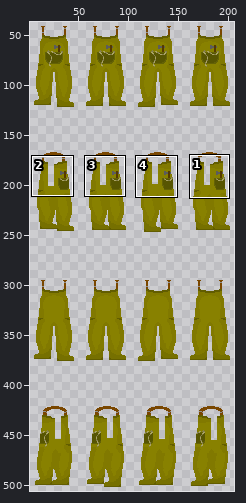
One commit to this sprite sheet: assets/playerCustom/clothingOver/dredgersYellow.png. The picture above shows the old version from afar; the outline marks the close-up.
Close-up. Before:
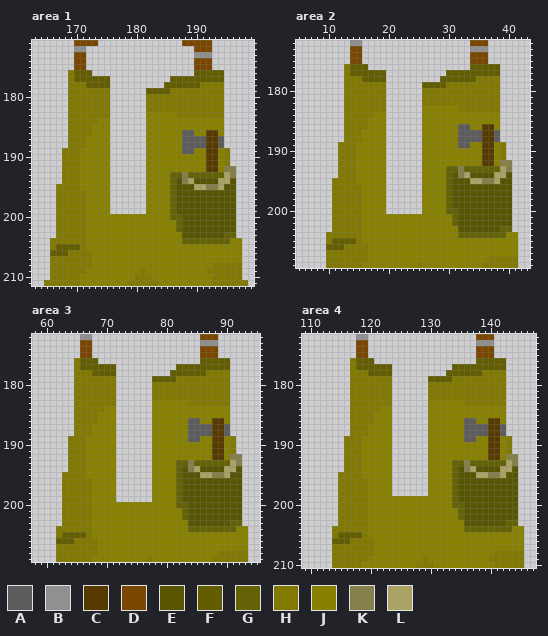
The file is 208x508 pixels. Colours within 5 levels of each other are drawn and written as one. Shown: area 1: x 163..199, y 171..211; area 2: x 5..43, y 172..209; area 3: x 58..95, y 172..209; area 4: x 109..147, y 172..210. The wide view leaves out empty margins. The commit also changed other parts of the picture, which this record leaves out.
Palette (. is transparent): A #5c5c5c  B #909090  C #563a00  D #7a4700  E #575502  F #625d00  G #646206  H #817900  J #888100  K #857f4b  L #aaa365
Pixels before, area 1, first column x 165:
171 .....DDDD..............DDDDD......
172 .....BB..................DDD......
173 .....DD..................BBB......
174 .....DD..................DDD......
175 .....DD..................DDD......
176 ....HFFF.................FFFFF....
177 ....HFFFFFF..........FFFFFFFFF....
178 ....HHHFFFF.........FFFFFFHHHH....
179 ....HHHHHHH......FFFFHHHHHHHHH....
180 ....HHHHHHH......HHHHHHHHHHHHH....
181 ....HHHHHHH......HHHHHHHHHHHHH....
182 ....HHHHHHH......HHHHHHHHHHHHH....
183 ....HHHHHHH......JJJJJHHHHHHHH....
184 ....HHHHHJJ......JJJJJJJJJJJJJ....
185 ....HHHHJJJ......JJJJJJJJJJJJJ....
186 ....HHHHJJJ......JJJJJJAAJJCCJ....
187 ....HHHJJJJ......JJJJJJAAAACCA....
188 ....HHHJJJJ......JJJJJJAAAACCA....
189 ...HHHJJJJJ......JJJJJJAAJJCCJH...
190 ...HHHJJJJJ......JJJJJJJJJJCCJH...
191 ...HHHJJJJJ......JJJJJJJJJJCCJH...
192 ...HHHJJJJJ......JJJJJJJJJJCCJKK..
193 ...HHHJJJJJ......JJJJGGKGGGGGGLK..
194 ...HHHJJJJJ......JJJJGEKLEEEELLE..
195 ..HHHHJJJJJ......JJJJGEEELLKKLEE..
196 ..HHHHHJJJJ......JJJJGEEEEEEEEEE..
197 ..HHHHHJJJJ......JJJJGEEEEEEEEEE..
198 ..HHHHHJJJJ......JJJJGEEEEEEEEEE..
199 ..HHHHHJJJJ......JJJJGEEEEEEEEEE..
200 ..HHHHHJJJJJJJJJJJJJJGGEEEEEEEEE..
201 ..HHHHHJJJJJJJJJJJJJJJGEEEEEEEEE..
202 ..HHHHHJJJJJJJJJJJJJJJGEEEEEEEEE..
203 ..HHHHHJJJJJJJJJJJJJJJJEEEEEEEGG..
204 .HHHHHHJJJJJJJJJJJJJJJJGGGGGGGGJJ.
205 .HFFFFHJJJJJJJJJJJJJJJJJJJJJJJJJJ.
206 .FFFHHHHJJJJJJJJJJJJJJJJJJJJJJJJJ.
207 .HHHHHHHJJJJJJJJJJJJJJJJJJJJJJJJJ.
208 .HHHHHHHJJJJJJJJJJJJJJJJJJJJHHHHH.
209 .HHHHHHJJJJJJJJJHJJJJJJJJJJHHHHHH.
210 .HHHHHJJJJJJJJJHHHJJJJJJJJJJHHHHH.
211 HHHHHHJJJJJJJJHHHHHJJJJJJJJJHHHHHH
Pixels before, area 2, first column x 10:
172 ....BB..................DDD.....
173 ....DD..................BBB.....
174 ....DD..................DDD.....
175 ....DD..................DDD.....
176 ...HFFF.................FFFFF...
177 ...HFFFFFF..........FFFFFFFFF...
178 ...HHHFFFF.........FFFFFFHHHH...
179 ...HHHHHHH......FFFFHHHHHHHHH...
180 ...HHHHHHH......HHHHHHHHHHHHH...
181 ...HHHHHHH......HHHHHHHHHHHHH...
182 ...HHHHHHH......HHHHHHHHHHHHH...
183 ...HHHHHHH......JJJJJJHHHHHHH...
184 ...HHHHHJJ......JJJJJJJJJJJJJ...
185 ...HHHHJJJ......JJJJJJJJJJJJJ...
186 ...HHHHJJJ......JJJJJJAAJJCCJ...
187 ...HHHJJJJ......JJJJJJAAAACCA...
188 ...HHHJJJJ......JJJJJJAAAACCA...
189 ..HHHJJJJJ......JJJJJJAAJJCCJH..
190 ..HHHJJJJJ......JJJJJJJJJJCCJH..
191 ..HHHJJJJJ......JJJJJJJJJJCCJH..
192 ..HHHJJJJJ......JJJJJJJJJJCCJKK.
193 ..HHHJJJJJ......JJJJGGKGGGGGGLK.
194 ..HHHJJJJJ......JJJJGEKLEEEELLE.
195 .HHHHJJJJJ......JJJJGEEELLKKLEE.
196 .HHHHHJJJJ......JJJJGEEEEEEEEEE.
197 .HHHHHJJJJ......JJJJGEEEEEEEEEE.
198 .HHHHHJJJJ......JJJJGEEEEEEEEEE.
199 .HHHHHJJJJ......JJJJGEEEEEEEEEE.
200 .HHHHHJJJJ......JJJJGGEEEEEEEEE.
201 .HHHHHJJJJJJJJJJJJJJJGEEEEEEEEE.
202 .HHHHHJJJJJJJJJJJJJJJGEEEEEEEEE.
203 .HHHHHJJJJJJJJJJJJJJJJEEEEEEEGG.
204 HHHHHHJJJJJJJJJJJJJJJJGGGGGGGGJJ
205 HFFFFHJJJJJJJJJJJJJJJJJJJJJJJJJJ
206 FFFHHHHJJJJJJJJJJJJJJJJJJJJJJJJJ
207 HHHHHHHJJJJJJJJJJJJJJJJJJJJJJJJJ
208 HHHHHHHJJJJJJJJJJJJJJJJJJJJHHHHH
209 HHHHHHJJJJJJJJJHJJJJJJJJJJHHHHHH
Pixels before, area 3, first column x 62:
172 ....BB..................DDD.....
173 ....DD..................BBB.....
174 ....DD..................DDD.....
175 ....DD..................DDD.....
176 ...HFFF.................FFFFF...
177 ...HFFFFFF..........FFFFFFFFF...
178 ...HHHFFFF.........FFFFFFHHHH...
179 ...HHHHHHH......FFFFHHHHHHHHH...
180 ...HHHHHHH......HHHHHHHHHHHHH...
181 ...HHHHHHH......HHHHHHHHHHHHH...
182 ...HHHHHHH......HHHHHHHHHHHHH...
183 ...HHHHHHH......JJJJJJHHHHHHH...
184 ...HHHHHJJ......JJJJJJJJJJJJJ...
185 ...HHHHJJJ......JJJJJJJJJJJJJ...
186 ...HHHHJJJ......JJJJJJAAJJCCJ...
187 ...HHHJJJJ......JJJJJJAAAACCA...
188 ...HHHJJJJ......JJJJJJAAAACCA...
189 ..HHHJJJJJ......JJJJJJAAJJCCJH..
190 ..HHHJJJJJ......JJJJJJJJJJCCJH..
191 ..HHHJJJJJ......JJJJJJJJJJCCJH..
192 ..HHHJJJJJ......JJJJJJJJJJCCJKK.
193 ..HHHJJJJJ......JJJJGGKGGGGGGLK.
194 ..HHHJJJJJ......JJJJGEKLEEEELLE.
195 .HHHHJJJJJ......JJJJGEEELLKKLEE.
196 .HHHHHJJJJ......JJJJGEEEEEEEEEE.
197 .HHHHHJJJJ......JJJJGEEEEEEEEEE.
198 .HHHHHJJJJ......JJJJGEEEEEEEEEE.
199 .HHHHHJJJJ......JJJJGEEEEEEEEEE.
200 .HHHHHJJJJJJJJJJJJJJGGEEEEEEEEE.
201 .HHHHHJJJJJJJJJJJJJJJGEEEEEEEEE.
202 .HHHHHJJJJJJJJJJJJJJJGEEEEEEEEE.
203 .HHHHHJJJJJJJJJJJJJJJJEEEEEEEGG.
204 HHHHHHJJJJJJJJJJJJJJJJGGGGGGGGJJ
205 HFFFFHJJJJJJJJJJJJJJJJJJJJJJJJJJ
206 FFFHHHHJJJJJJJJJJJJJJJJJJJJJJJJJ
207 HHHHHHHJJJJJJJJJJJJJJJJJJJJJJJJJ
208 HHHHHHHJJJJJJJJJJJJJJJJJJJJHHHHH
209 HHHHHHJJJJJJJJJHJJJJJJJJJJHHHHHH
Pixels before, area 4, first column x 114:
172 ....BB..................DDD.....
173 ....DD..................BBB.....
174 ....DD..................DDD.....
175 ....DD..................DDD.....
176 ...HFFF.................FFFFF...
177 ...HFFFFFF..........FFFFFFFFF...
178 ...HHHFFFF.........FFFFFFHHHH...
179 ...HHHHHHH......FFFFHHHHHHHHH...
180 ...HHHHHHH......HHHHHHHHHHHHH...
181 ...HHHHHHH......HHHHHHHHHHHHH...
182 ...HHHHHHH......HHHHHHHHHHHHH...
183 ...HHHHHHH......JJJJJJHHHHHHH...
184 ...HHHHHJJ......JJJJJJJJJJJJJ...
185 ...HHHHJJJ......JJJJJJJJJJJJJ...
186 ...HHHHJJJ......JJJJJJAAJJCCJ...
187 ...HHHJJJJ......JJJJJJAAAACCA...
188 ...HHHJJJJ......JJJJJJAAAACCA...
189 ..HHHJJJJJ......JJJJJJAAJJCCJH..
190 ..HHHJJJJJ......JJJJJJJJJJCCJH..
191 ..HHHJJJJJ......JJJJJJJJJJCCJH..
192 ..HHHJJJJJ......JJJJJJJJJJCCJKK.
193 ..HHHJJJJJ......JJJJGGKGGGGGGLK.
194 ..HHHJJJJJ......JJJJGEKLEEEELLE.
195 .HHHHJJJJJ......JJJJGEEELLKKLEE.
196 .HHHHHJJJJ......JJJJGEEEEEEEEEE.
197 .HHHHHJJJJ......JJJJGEEEEEEEEEE.
198 .HHHHHJJJJ......JJJJGEEEEEEEEEE.
199 .HHHHHJJJJJJJJJJJJJJGEEEEEEEEEE.
200 .HHHHHJJJJJJJJJJJJJJGGEEEEEEEEE.
201 .HHHHHJJJJJJJJJJJJJJJGEEEEEEEEE.
202 .HHHHHJJJJJJJJJJJJJJJGEEEEEEEEE.
203 .HHHHHJJJJJJJJJJJJJJJJEEEEEEEGG.
204 HHHHHHJJJJJJJJJJJJJJJJGGGGGGGGJJ
205 HFFFFHJJJJJJJJJJJJJJJJJJJJJJJJJJ
206 FFFHHHHJJJJJJJJJJJJJJJJJJJJJJJJJ
207 HHHHHHHJJJJJJJJJJJJJJJJJJJJJJJJJ
208 HHHHHHHJJJJJJJJJJJJJJJJJJJJHHHHH
209 HHHHHHJJJJJJJJJHJJJJJJJJJJHHHHHH
210 HHHHHJJJJJJJJJHHHJJJJJJJJJJHHHHH
Now the later version:
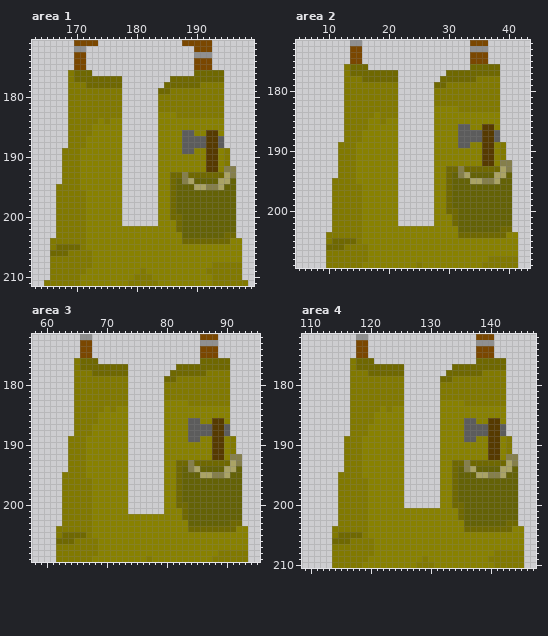
From old to new:
colour F: #625d00 -> #6f6800
Area 1:
y 177..178: x 176..177 .. -> FF
y 179: x 176..177 .. -> HH; x 182..183 FF -> ..
y 180..182: x 176..177 .. -> HH; x 182..183 HH -> ..
y 183: x 176..177 .. -> HH; x 182..183 JJ -> ..
y 184: x 175..177 J.. -> HJJ; x 182..183 JJ -> ..
y 185..192: x 176..177 .. -> JJ; x 182..183 JJ -> ..
y 193: x 176..177 .. -> JJ; x 182..183 JJ -> ..; x 186..187 GG -> FF; x 189..194 GGGGGG -> FFFFFF
y 194: x 176..177 .. -> JJ; x 182..183 JJ -> ..; x 186..187 GE -> FG; x 190..193 EEEE -> GGGG; x 196 E -> G
y 195: x 176..177 .. -> JJ; x 182..183 JJ -> ..; x 186..189 GEEE -> FGGG; x 195..196 EE -> GG
y 196..199: x 176..177 .. -> JJ; x 182..183 JJ -> ..; x 186..196 GEEEEEEEEEE -> FGGGGGGGGGG
y 200: x 178..183 JJJJJJ -> ......; x 186..196 GGEEEEEEEEE -> FFGGGGGGGGG
y 201: x 178..183 JJJJJJ -> ......; x 187..196 GEEEEEEEEE -> FGGGGGGGGG
y 202: x 187..196 GEEEEEEEEE -> FGGGGGGGGG
y 203: x 188..196 EEEEEEEGG -> GGGGGGGFF
y 204: x 188..195 GGGGGGGG -> FFFFFFFF
Area 2:
y 177..178: x 20..21 .. -> FF
y 179: x 20..21 .. -> HH; x 26..27 FF -> ..
y 180..182: x 20..21 .. -> HH; x 26..27 HH -> ..
y 183: x 20..21 .. -> HH; x 26..27 JJ -> ..
y 184: x 19..21 J.. -> HHH; x 26..27 JJ -> ..
y 185: x 19..21 J.. -> HJJ; x 26..27 JJ -> ..
y 186..192: x 20..21 .. -> JJ; x 26..27 JJ -> ..
y 193: x 20..21 .. -> JJ; x 26..27 JJ -> ..; x 30..31 GG -> FF; x 33..38 GGGGGG -> FFFFFF
y 194: x 20..21 .. -> JJ; x 26..27 JJ -> ..; x 30..31 GE -> FG; x 34..37 EEEE -> GGGG; x 40 E -> G
y 195: x 20..21 .. -> JJ; x 26..27 JJ -> ..; x 30..33 GEEE -> FGGG; x 39..40 EE -> GG
y 196..199: x 20..21 .. -> JJ; x 26..27 JJ -> ..; x 30..40 GEEEEEEEEEE -> FGGGGGGGGGG
y 200: x 20..21 .. -> JJ; x 26..27 JJ -> ..; x 30..40 GGEEEEEEEEE -> FFGGGGGGGGG
y 201..202: x 22..27 JJJJJJ -> ......; x 31..40 GEEEEEEEEE -> FGGGGGGGGG
y 203: x 32..40 EEEEEEEGG -> GGGGGGGFF
y 204: x 32..39 GGGGGGGG -> FFFFFFFF
Area 3:
y 177..178: x 72..73 .. -> FF
y 179: x 72..73 .. -> HH; x 78..79 FF -> ..
y 180..182: x 72..73 .. -> HH; x 78..79 HH -> ..
y 183: x 72..73 .. -> HH; x 78..79 JJ -> ..
y 184: x 71..73 J.. -> HJJ; x 78..79 JJ -> ..
y 185..192: x 72..73 .. -> JJ; x 78..79 JJ -> ..
y 193: x 72..73 .. -> JJ; x 78..79 JJ -> ..; x 82..83 GG -> FF; x 85..90 GGGGGG -> FFFFFF
y 194: x 72..73 .. -> JJ; x 78..79 JJ -> ..; x 82..83 GE -> FG; x 86..89 EEEE -> GGGG; x 92 E -> G
y 195: x 72..73 .. -> JJ; x 78..79 JJ -> ..; x 82..85 GEEE -> FGGG; x 91..92 EE -> GG
y 196..199: x 72..73 .. -> JJ; x 78..79 JJ -> ..; x 82..92 GEEEEEEEEEE -> FGGGGGGGGGG
y 200: x 74..79 JJJJJJ -> ......; x 82..92 GGEEEEEEEEE -> FFGGGGGGGGG
y 201: x 74..79 JJJJJJ -> ......; x 83..92 GEEEEEEEEE -> FGGGGGGGGG
y 202: x 83..92 GEEEEEEEEE -> FGGGGGGGGG
y 203: x 84..92 EEEEEEEGG -> GGGGGGGFF
y 204: x 84..91 GGGGGGGG -> FFFFFFFF
Area 4:
y 177..178: x 124..125 .. -> FF
y 179: x 124..125 .. -> HH; x 130..131 FF -> ..
y 180..182: x 124..125 .. -> HH; x 130..131 HH -> ..
y 183: x 124..125 .. -> HH; x 130..131 JJ -> ..
y 184: x 123..125 J.. -> HJJ; x 130..131 JJ -> ..
y 185..192: x 124..125 .. -> JJ; x 130..131 JJ -> ..
y 193: x 124..125 .. -> JJ; x 130..131 JJ -> ..; x 134..135 GG -> FF; x 137..142 GGGGGG -> FFFFFF
y 194: x 124..125 .. -> JJ; x 130..131 JJ -> ..; x 134..135 GE -> FG; x 138..141 EEEE -> GGGG; x 144 E -> G
y 195: x 124..125 .. -> JJ; x 130..131 JJ -> ..; x 134..137 GEEE -> FGGG; x 143..144 EE -> GG
y 196..198: x 124..125 .. -> JJ; x 130..131 JJ -> ..; x 134..144 GEEEEEEEEEE -> FGGGGGGGGGG
y 199: x 126..131 JJJJJJ -> ......; x 134..144 GEEEEEEEEEE -> FGGGGGGGGGG
y 200: x 126..131 JJJJJJ -> ......; x 134..144 GGEEEEEEEEE -> FFGGGGGGGGG
y 201..202: x 135..144 GEEEEEEEEE -> FGGGGGGGGG
y 203: x 136..144 EEEEEEEGG -> GGGGGGGFF
y 204: x 136..143 GGGGGGGG -> FFFFFFFF
